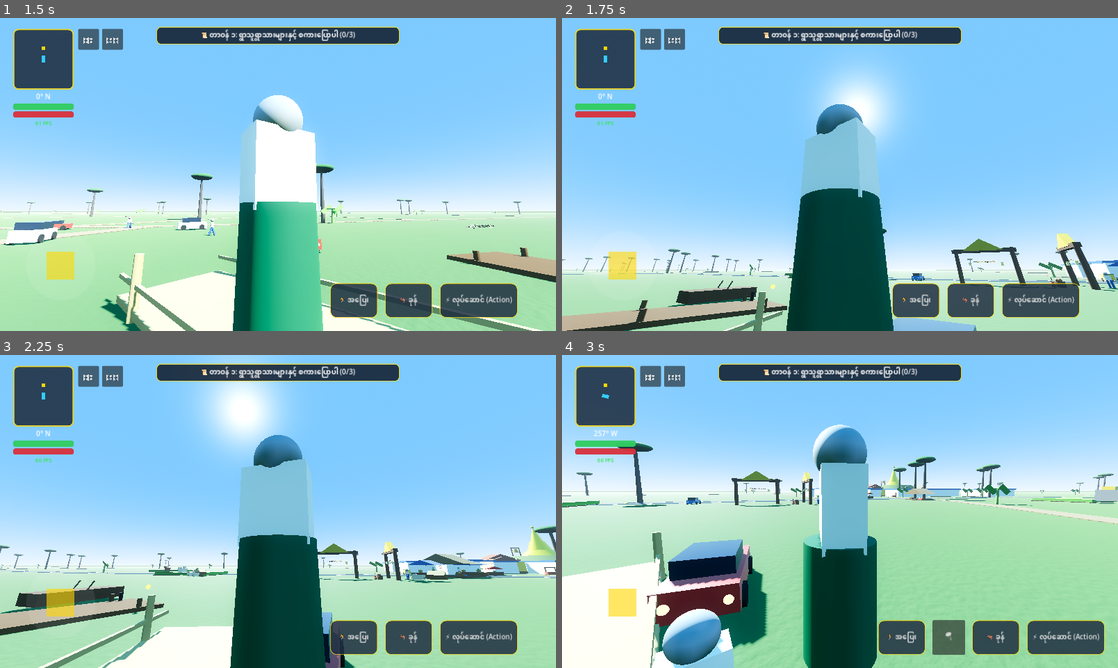
Above: before the commit, frames 1-4 (two rows, left to right).
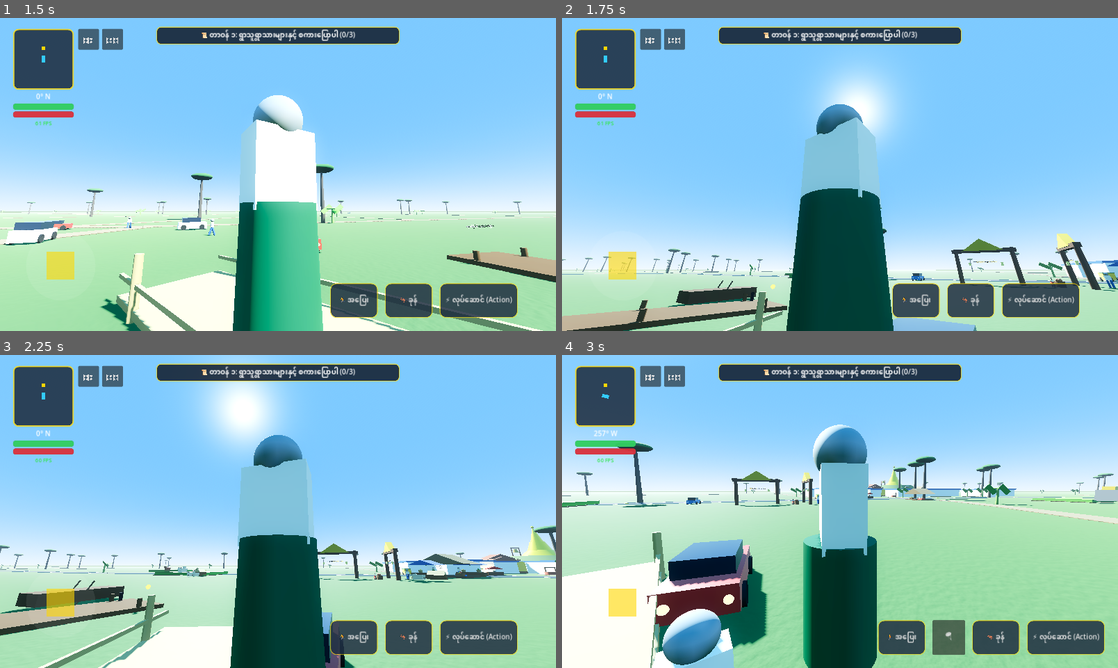
Above: after the commit, the same moments.

Repository: sudohlaingwin/gta-open-world
Game: Godot game, scene res://scenes/main_menu.tscn
Two runs of this game, one before a commit and one after it. Both use one fixed random seed, a clock stepped at 60 frames per second and the inputs below.
Inputs (mouse positions are in pixels of both pictures, inside the frame that each line leads up to):
- Up to frame 1 (1.5 s): click "🎮 အသစ်စတင်မည် (New Game)" at 0.5 s; drag from (66, 274) to (333, 105) at 1.27 s
- Up to frame 2 (1.75 s): no input
- Up to frame 3 (2.25 s): drag from (166, 527) to (250, 574) at 2.02 s
- Up to frame 4 (3 s): move the mouse to (895, 442) at 2.77 s; hold Right (ui_right) from 2.78 s (still down); hold Ctrl from 2.78 s (still down)

Frame 1 is identical in both runs. In frame 2, less than 0.1% of the frame differs, in the area x 96-100%, y 81-85%; in frame 3, less than 0.1%; in frame 4, less than 0.1%.

Commit message:
Slice 137: Myanmar 3-Wheeler Tuk-Tuk vehicle scale upgrade (3.8m length, 2.1m height)

Diff:
--- a/scenes/myanmar_tuktuk.tscn
+++ b/scenes/myanmar_tuktuk.tscn
@@ -3,34 +3,34 @@
 [ext_resource type="Script" path="res://scripts/tuktuk_controller.gd" id="1_tuktuk"]
 
 [sub_resource type="BoxShape3D" id="BoxShape3D_tuktuk"]
-size = Vector3(1.6, 1.8, 3.2)
+size = Vector3(1.9, 2.1, 3.8)
 
 [sub_resource type="BoxMesh" id="BoxMesh_cabin"]
-size = Vector3(1.5, 1.2, 2.2)
+size = Vector3(1.8, 1.45, 2.7)
 
 [sub_resource type="StandardMaterial3D" id="StandardMaterial3D_tuktuk_yellow"]
 albedo_color = Color(0.95, 0.72, 0.1, 1)
 roughness = 0.35
 
 [sub_resource type="BoxMesh" id="BoxMesh_canopy"]
-size = Vector3(1.55, 0.1, 2.3)
+size = Vector3(1.85, 0.12, 2.8)
 
 [sub_resource type="StandardMaterial3D" id="StandardMaterial3D_canopy_green"]
 albedo_color = Color(0.12, 0.45, 0.22, 1)
 
 [sub_resource type="CylinderMesh" id="CylinderMesh_wheel"]
-top_radius = 0.35
-bottom_radius = 0.35
-height = 0.18
+top_radius = 0.42
+bottom_radius = 0.42
+height = 0.22
 
 [sub_resource type="StandardMaterial3D" id="StandardMaterial3D_tire"]
 albedo_color = Color(0.12, 0.12, 0.12, 1)
 roughness = 0.9
 
 [sub_resource type="CylinderMesh" id="CylinderMesh_headlight"]
-top_radius = 0.12
-bottom_radius = 0.12
-height = 0.1
+top_radius = 0.15
+bottom_radius = 0.15
+height = 0.12
 
 [sub_resource type="StandardMaterial3D" id="StandardMaterial3D_headlight"]
 albedo_color = Color(1.0, 0.98, 0.88, 1)
@@ -45,69 +45,69 @@
 emission_energy_multiplier = 2.0
 
 [sub_resource type="BoxShape3D" id="BoxShape3D_interact"]
-size = Vector3(3.2, 2.2, 4.0)
+size = Vector3(3.8, 2.6, 4.8)
 
 [node name="MyanmarTukTuk" type="CharacterBody3D"]
 script = ExtResource("1_tuktuk")
 
 [node name="CollisionShape3D" type="CollisionShape3D" parent="."]
-transform = Transform3D(1, 0, 0, 0, 1, 0, 0, 0, 1, 0, 0.9, 0)
+transform = Transform3D(1, 0, 0, 0, 1, 0, 0, 0, 1, 0, 1.05, 0)
 shape = SubResource("BoxShape3D_tuktuk")
 
 [node name="VisualMesh" type="Node3D" parent="."]
 
 [node name="Cabin" type="MeshInstance3D" parent="VisualMesh"]
-transform = Transform3D(1, 0, 0, 0, 1, 0, 0, 0, 1, 0, 0.9, 0)
+transform = Transform3D(1, 0, 0, 0, 1, 0, 0, 0, 1, 0, 1.05, 0)
 mesh = SubResource("BoxMesh_cabin")
 surface_material_override/0 = SubResource("StandardMaterial3D_tuktuk_yellow")
 
 [node name="Canopy" type="MeshInstance3D" parent="VisualMesh"]
-transform = Transform3D(1, 0, 0, 0, 1, 0, 0, 0, 1, 0, 1.55, 0)
+transform = Transform3D(1, 0, 0, 0, 1, 0, 0, 0, 1, 0, 1.82, 0)
 mesh = SubResource("BoxMesh_canopy")
 surface_material_override/0 = SubResource("StandardMaterial3D_canopy_green")
 
 [node name="Headlight" type="MeshInstance3D" parent="VisualMesh"]
-transform = Transform3D(1, 0, 0, 0, -4.37114e-08, 1, 0, -1, -4.37114e-08, 0, 0.7, -1.25)
+transform = Transform3D(1, 0, 0, 0, -4.37114e-08, 1, 0, -1, -4.37114e-08, 0, 0.85, -1.45)
 mesh = SubResource("CylinderMesh_headlight")
 surface_material_override/0 = SubResource("StandardMaterial3D_headlight")
 
 [node name="HeadlightBeam" type="SpotLight3D" parent="VisualMesh"]
-transform = Transform3D(1, 0, 0, 0, 1, 0, 0, 0, 1, 0, 0.7, -1.3)
+transform = Transform3D(1, 0, 0, 0, 1, 0, 0, 0, 1, 0, 0.85, -1.5)
 light_color = Color(1.0, 0.96, 0.88, 1)
-light_energy = 2.4
-spot_range = 25.0
-spot_angle = 40.0
+light_energy = 2.8
+spot_range = 30.0
+spot_angle = 42.0
 
 [node name="TaillightL" type="MeshInstance3D" parent="VisualMesh"]
-transform = Transform3D(1, 0, 0, 0, -4.37114e-08, 1, 0, -1, -4.37114e-08, -0.65, 0.6, 1.1)
+transform = Transform3D(1, 0, 0, 0, -4.37114e-08, 1, 0, -1, -4.37114e-08, -0.8, 0.75, 1.35)
 mesh = SubResource("CylinderMesh_headlight")
 surface_material_override/0 = SubResource("StandardMaterial3D_taillight")
 
 [node name="TaillightR" type="MeshInstance3D" parent="VisualMesh"]
-transform = Transform3D(1, 0, 0, 0, -4.37114e-08, 1, 0, -1, -4.37114e-08, 0.65, 0.6, 1.1)
+transform = Transform3D(1, 0, 0, 0, -4.37114e-08, 1, 0, -1, -4.37114e-08, 0.8, 0.75, 1.35)
 mesh = SubResource("CylinderMesh_headlight")
 surface_material_override/0 = SubResource("StandardMaterial3D_taillight")
 
 [node name="FrontWheel" type="MeshInstance3D" parent="VisualMesh"]
-transform = Transform3D(-4.37114e-08, -1, 0, 1, -4.37114e-08, 0, 0, 0, 1, 0, 0.35, -1.2)
+transform = Transform3D(-4.37114e-08, -1, 0, 1, -4.37114e-08, 0, 0, 0, 1, 0, 0.42, -1.45)
 mesh = SubResource("CylinderMesh_wheel")
 surface_material_override/0 = SubResource("StandardMaterial3D_tire")
 
 [node name="WheelBL" type="MeshInstance3D" parent="VisualMesh"]
-transform = Transform3D(-4.37114e-08, -1, 0, 1, -4.37114e-08, 0, 0, 0, 1, -0.75, 0.35, 0.9)
+transform = Transform3D(-4.37114e-08, -1, 0, 1, -4.37114e-08, 0, 0, 0, 1, -0.9, 0.42, 1.1)
 mesh = SubResource("CylinderMesh_wheel")
 surface_material_override/0 = SubResource("StandardMaterial3D_tire")
 
 [node name="WheelBR" type="MeshInstance3D" parent="VisualMesh"]
-transform = Transform3D(-4.37114e-08, -1, 0, 1, -4.37114e-08, 0, 0, 0, 1, 0.75, 0.35, 0.9)
+transform = Transform3D(-4.37114e-08, -1, 0, 1, -4.37114e-08, 0, 0, 0, 1, 0.9, 0.42, 1.1)
 mesh = SubResource("CylinderMesh_wheel")
 surface_material_override/0 = SubResource("StandardMaterial3D_tire")
 
 [node name="DriverSeat" type="Marker3D" parent="."]
-transform = Transform3D(1, 0, 0, 0, 1, 0, 0, 0, 1, 0, 0.8, -0.4)
+transform = Transform3D(1, 0, 0, 0, 1, 0, 0, 0, 1, 0, 0.95, -0.45)
 
 [node name="InteractionArea" type="Area3D" parent="."]
 
 [node name="CollisionShape3D" type="CollisionShape3D" parent="InteractionArea"]
-transform = Transform3D(1, 0, 0, 0, 1, 0, 0, 0, 1, 0, 0.9, 0)
+transform = Transform3D(1, 0, 0, 0, 1, 0, 0, 0, 1, 0, 1.05, 0)
 shape = SubResource("BoxShape3D_interact")
Not shown, changed: COLLAB.md
